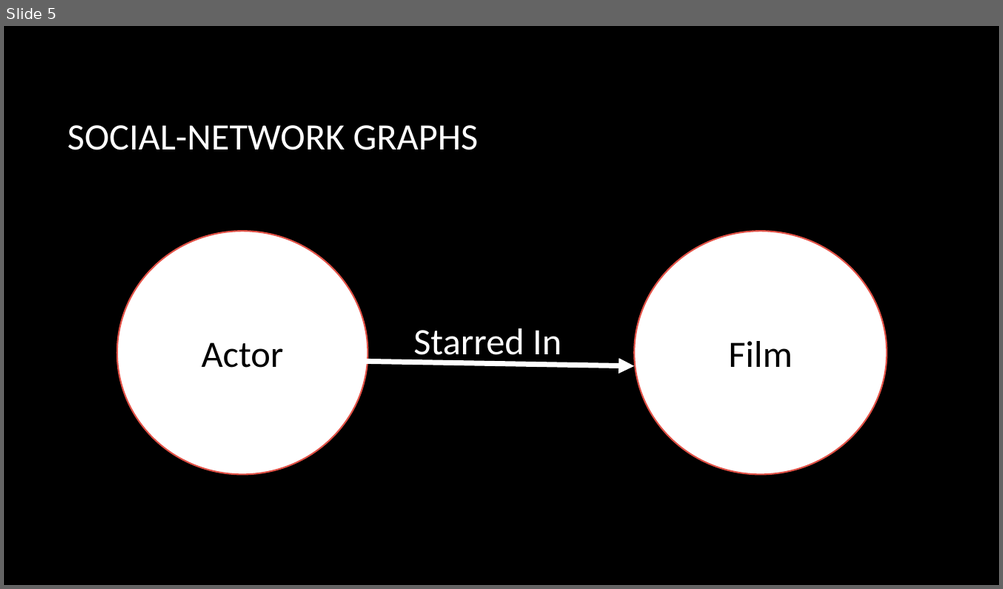
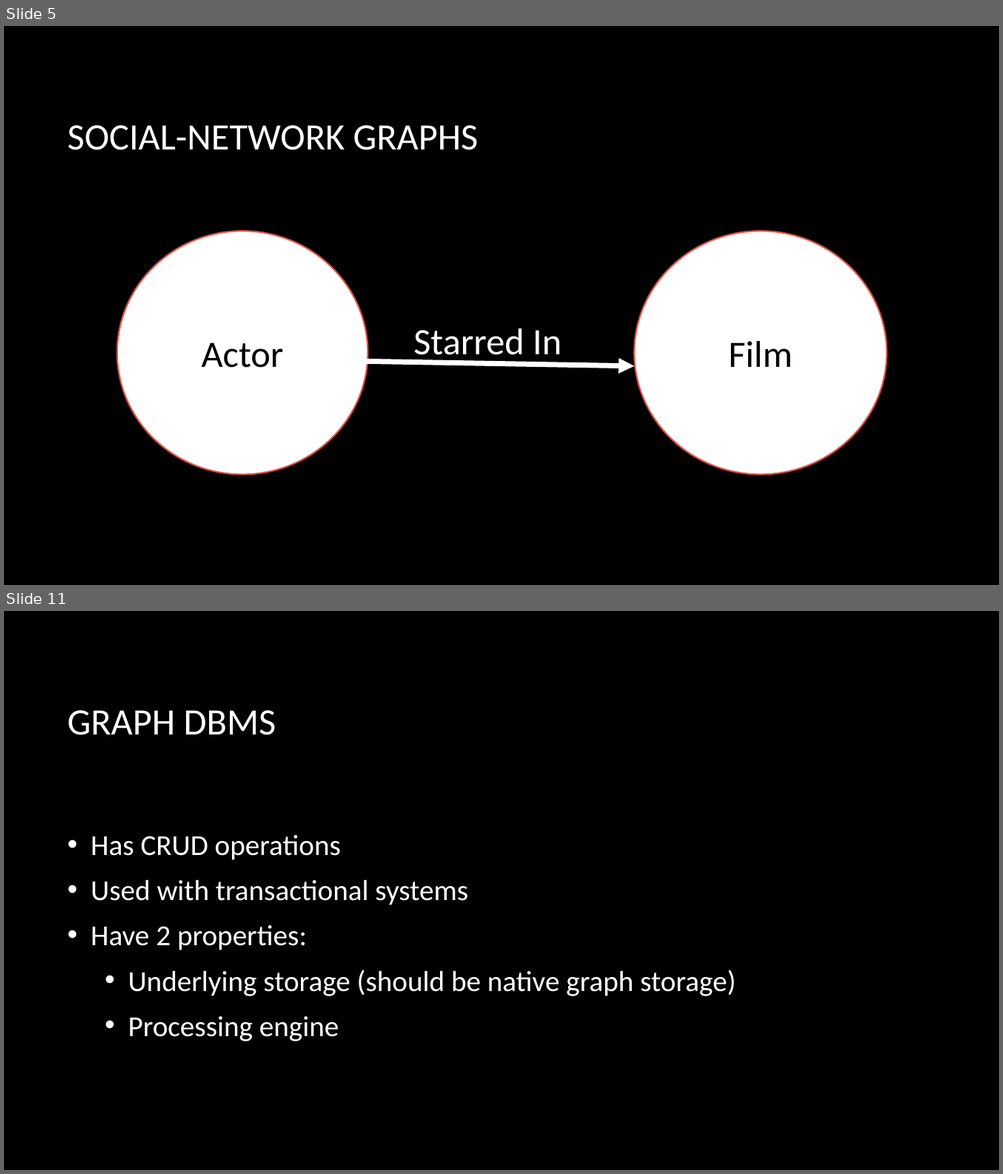
Before and after one commit to erstrong/INFO-7390-ADS-Fall-17-TeamNo., a slide deck: Team Presentation/GraphAnalytics.pptx. Shown one above the other, each under a label of ours: slide 5 before the commit, slides 5 and 11 after it; the slides between them are not shown. The pictures are 1003x589 and 1003x1174 pixels, drawn with LibreOffice and Linux fonts; fonts in the diff are those of the drawing; background and template pictures are left out. Boxes give left, top, right and bottom in pixels: in the first picture for what was removed or moved away, otherwise in the second. Text is boxed around its words. In the diff, an @@ line names an element or a change of style, - is before the commit and + after.

Commit message:
Graph analytics presentation

```diff
--- a/Team Presentation/GraphAnalytics.pptx
+++ b/Team Presentation/GraphAnalytics.pptx
@@ slide 11 added at (4, 611, 999, 1170), background picture (left out) @@
@@ title added at (68, 710, 276, 735), 36 pt, text #FFFFFF @@
+GRAPH DBMS
@@ text added at (91, 835, 735, 1042), 28 pt, text #FFFFFF @@
+• Has CRUD operations
+• Used with transactional systems
+• Have 2 properties:
+  • Underlying storage (should be native graph storage)
+  • Processing engine
```
Also in this commit, not shown: 4 slides changed, 4 other slides added, 1 slide removed, 2 other files.
